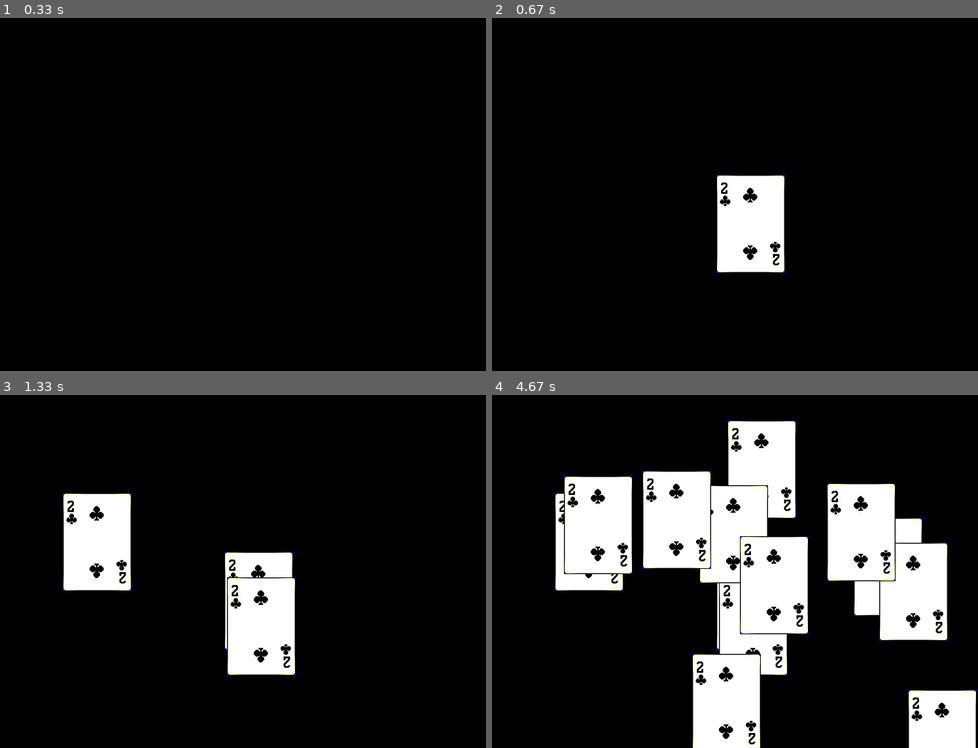
Above: before the commit, frames 1-4 (two rows, left to right).
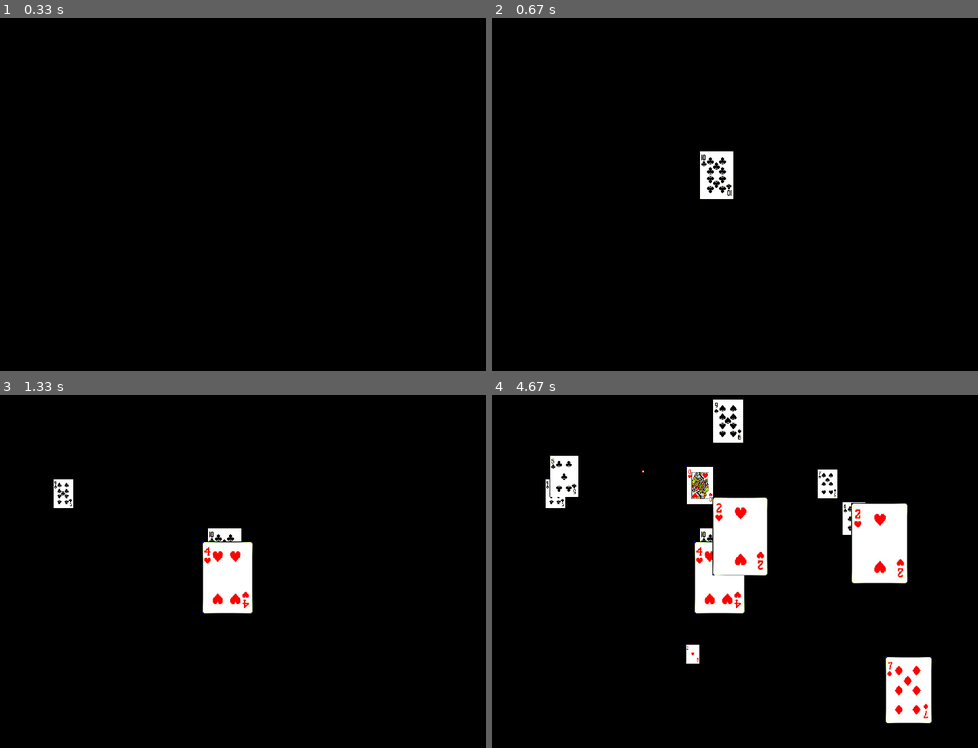
Above: after the commit, the same moments.

Repository: kissmett/children-programming
Game: pygame game, started from PlayCards.py
Two runs of this game, one before a commit and one after it. Both use one fixed random seed, a clock stepped at 60 frames per second and the inputs below.
Inputs (mouse positions are in pixels of both pictures, inside the frame that each line leads up to):
- Up to frame 1 (0.33 s): no input
- Up to frame 2 (0.67 s): click (715, 173) at 0.38 s
- Up to frame 3 (1.33 s): click (228, 578) at 0.72 s; click (63, 493) at 1.05 s
- Up to frame 4 (4.67 s): click (909, 691) at 1.38 s; click (725, 419) at 1.72 s; click (691, 652) at 2.05 s; click (700, 486) at 2.38 s; click (642, 469) at 2.72 s; click (851, 518) at 3.05 s; click (880, 543) at 3.38 s; click (827, 483) at 3.72 s; click (564, 476) at 4.05 s; click (739, 536) at 4.38 s

Frame 1 is identical in both runs. In frame 2, 4.1% of the frame differs, in the area x 42-61%, y 37-73%; in frame 3, 9.1%; in frame 4, 31%, in the area x 10-100%, y 1-100%.

Commit message:
在点击位置显示随机大小花色的牌

Diff:
--- a/PlayCards.py
+++ b/PlayCards.py
@@ -1,5 +1,6 @@
 import pygame
 import random
+import os
 
 RED = (255,0,0)
 GREEN = (0,255,0)
@@ -12,21 +13,27 @@
 timer = pygame.time.Clock()
 
 class Card(pygame.sprite.Sprite):
-    def __init__(self,imagefile,pos):
+    # 属性image/rect不可少
+    def __init__(self,imagefile,pos,scale):
         pygame.sprite.Sprite.__init__(self)
         self.image = pygame.image.load(imagefile)
         self.pos = pos
+        self.scale = scale
+        self.image = pygame.transform.scale(self.image,
+                                            (self.image.get_rect().width*self.scale,
+                                             self.image.get_rect().height*self.scale)
+                                             )
         self.rect = self.image.get_rect()
-        self.rect.x = self.pos[0]
-        self.rect.y = self.pos[1]
+        self.rect.x = self.pos[0] - self.rect.width/2
+        self.rect.y = self.pos[1] - self.rect.height/2
         pass
     def update(self):
-        self.rect.x = self.pos[0]
-        self.rect.y = self.pos[1]
+        # self.rect.x = self.pos[0] - self.rect.width/2
+        # self.rect.y = self.pos[1] - self.rect.height/2
         pass
 
 sprite_list = pygame.sprite.Group()
-
+imagefile_list = [ f for f in os.listdir('./assets_en') if f.rfind('.jpg')>0 ]
 keep_going=True
 while keep_going:
     for event in pygame.event.get():
@@ -34,7 +41,7 @@
             keep_going = False
         if event.type == pygame.MOUSEBUTTONDOWN:
             pos = event.pos
-            sprite = Card('assets_en/Clubs2.jpg',pos)
+            sprite = Card('assets_en/'+random.choice(imagefile_list),pos,random.random())
             sprite_list.add(sprite)
     screen.fill(BLACK)
     sprite_list.update()
